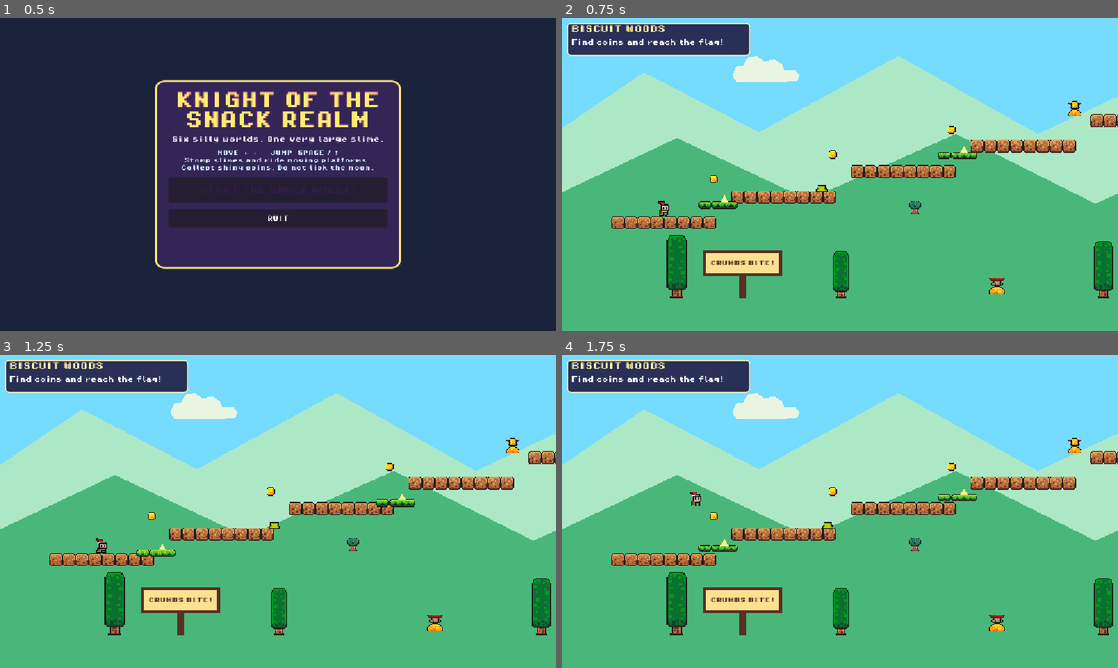
Above: before the commit, frames 1-4 (two rows, left to right).
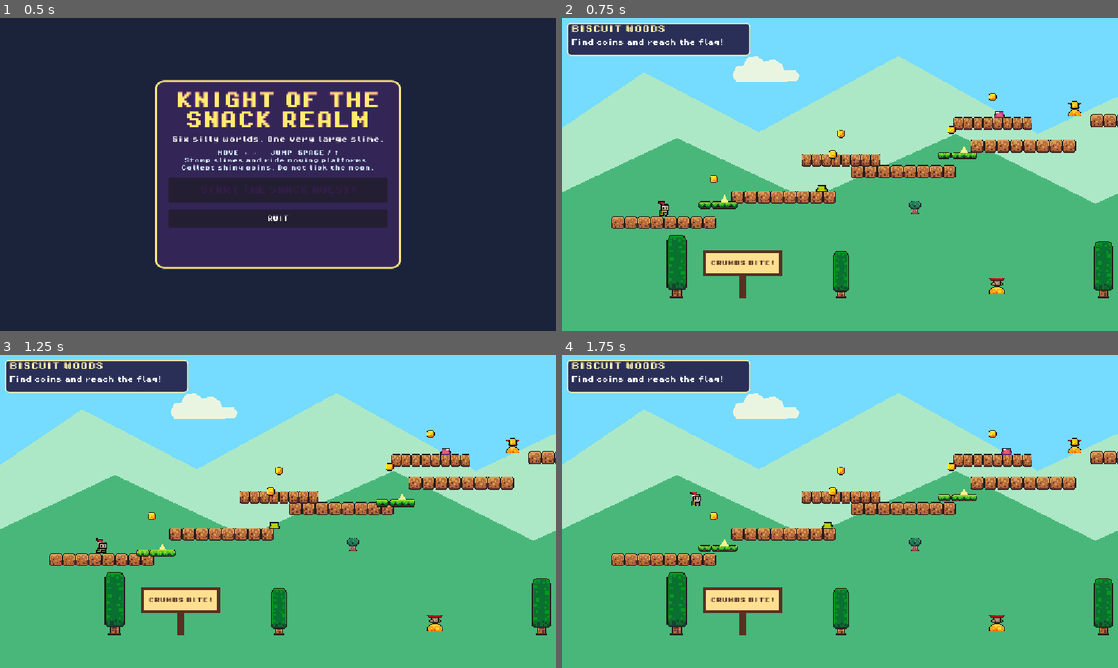
Above: after the commit, the same moments.

Repository: msveshnikov/godot-2d-game
Game: Godot game, scene res://scenes/game.tscn
The game is run twice, just before and just after one commit, with the same random seed, the same clock (stepped at 60 frames per second) and the same inputs. Sound files missing from this copy of the repository are replaced by a short silence.
Inputs:
- Up to frame 1 (0.5 s): no input
- Up to frame 2 (0.75 s): click "START THE SNACK QUEST!" at 0.5 s
- Up to frame 3 (1.25 s): no input
- Up to frame 4 (1.75 s): tap Enter (ui_accept) at 1.25, 1.52 s; hold Right (ui_right) from 1.28 s (still down); tap R at 1.35 s

Frame 1 is identical in both runs. In frame 2, 1.2% of the frame differs, in the area x 43-85%, y 24-48%; in frame 3, 1.2%; in frame 4, 1.2%.

Commit message:
Add branch platforms and coins to multiple levels for enhanced gameplay

Diff:
--- a/scenes/levels/big_slime_boss.tscn
+++ b/scenes/levels/big_slime_boss.tscn
@@ -124,6 +124,16 @@
 scale = Vector2(0.65, 1)
 tile_column = 4
 
+[node name="UpperLeftStep" parent="." instance=ExtResource("4_platform")]
+position = Vector2(310, 245)
+scale = Vector2(0.65, 1)
+tile_column = 4
+
+[node name="UpperRightStep" parent="." instance=ExtResource("4_platform")]
+position = Vector2(690, 245)
+scale = Vector2(0.65, 1)
+tile_column = 4
+
 [node name="Player" parent="." instance=ExtResource("2_player")]
 position = Vector2(70, 321)
 
@@ -142,4 +152,13 @@
 [node name="Coin4" parent="." instance=ExtResource("5_coin")]
 position = Vector2(865, 295)
 
+[node name="Coin5" parent="." instance=ExtResource("5_coin")]
+position = Vector2(310, 210)
+
+[node name="Coin6" parent="." instance=ExtResource("5_coin")]
+position = Vector2(690, 210)
+
+[node name="Coin7" parent="." instance=ExtResource("5_coin")]
+position = Vector2(500, 205)
+
 [node name="HUD" parent="." instance=ExtResource("3_hud")]
--- a/scenes/levels/biscuit_woods.tscn
+++ b/scenes/levels/biscuit_woods.tscn
@@ -115,6 +115,21 @@
 travel = Vector2(0, 20)
 cycles_per_second = 0.28
 
+[node name="BranchPlatform1" parent="." instance=ExtResource("4_platform")]
+position = Vector2(280, 253)
+scale = Vector2(0.75, 1)
+tile_column = 0
+
+[node name="BranchPlatform2" parent="." instance=ExtResource("4_platform")]
+position = Vector2(465, 208)
+scale = Vector2(0.75, 1)
+tile_column = 0
+
+[node name="MovingPlatform3" parent="." instance=ExtResource("7_moving")]
+position = Vector2(685, 176)
+travel = Vector2(24, 0)
+cycles_per_second = 0.24
+
 [node name="Player" parent="." instance=ExtResource("2_player")]
 position = Vector2(64, 320)
 
@@ -122,6 +137,12 @@
 position = Vector2(250, 288)
 patrol_distance = 42.0
 move_speed = 36.0
+
+[node name="Slime2" parent="." instance=ExtResource("6_slime")]
+position = Vector2(465, 198)
+patrol_distance = 24.0
+move_speed = 44.0
+purple = true
 
 [node name="Coin1" parent="." instance=ExtResource("5_coin")]
 position = Vector2(125, 275)
@@ -138,6 +159,15 @@
 [node name="Coin5" parent="." instance=ExtResource("5_coin")]
 position = Vector2(710, 155)
 
+[node name="BranchCoin1" parent="." instance=ExtResource("5_coin")]
+position = Vector2(280, 220)
+
+[node name="BranchCoin2" parent="." instance=ExtResource("5_coin")]
+position = Vector2(465, 175)
+
+[node name="BranchCoin3" parent="." instance=ExtResource("5_coin")]
+position = Vector2(685, 140)
+
 [node name="Goal" parent="." instance=ExtResource("8_goal")]
 position = Vector2(835, 145)
 
--- a/scenes/levels/cloudtop_circus.tscn
+++ b/scenes/levels/cloudtop_circus.tscn
@@ -118,6 +118,21 @@
 travel = Vector2(28, 0)
 cycles_per_second = 0.25
 
+[node name="BranchPlatform1" parent="." instance=ExtResource("4_platform")]
+position = Vector2(270, 265)
+scale = Vector2(0.75, 1)
+tile_column = 7
+
+[node name="BranchPlatform2" parent="." instance=ExtResource("4_platform")]
+position = Vector2(565, 205)
+scale = Vector2(0.75, 1)
+tile_column = 7
+
+[node name="MovingPlatform3" parent="." instance=ExtResource("7_moving")]
+position = Vector2(1010, 105)
+travel = Vector2(0, 22)
+cycles_per_second = 0.28
+
 [node name="Player" parent="." instance=ExtResource("2_player")]
 position = Vector2(64, 320)
 
@@ -129,6 +144,11 @@
 position = Vector2(815, 170)
 purple = true
 move_speed = 70.0
+
+[node name="Slime3" parent="." instance=ExtResource("6_slime")]
+position = Vector2(565, 195)
+patrol_distance = 22.0
+move_speed = 64.0
 
 [node name="Coin1" parent="." instance=ExtResource("5_coin")]
 position = Vector2(65, 275)
@@ -154,6 +174,15 @@
 [node name="Coin8" parent="." instance=ExtResource("5_coin")]
 position = Vector2(1115, 65)
 
+[node name="BranchCoin1" parent="." instance=ExtResource("5_coin")]
+position = Vector2(270, 232)
+
+[node name="BranchCoin2" parent="." instance=ExtResource("5_coin")]
+position = Vector2(565, 172)
+
+[node name="BranchCoin3" parent="." instance=ExtResource("5_coin")]
+position = Vector2(1010, 77)
+
 [node name="Goal" parent="." instance=ExtResource("8_goal")]
 position = Vector2(1115, 65)
 
--- a/scenes/levels/gumdrop_heights.tscn
+++ b/scenes/levels/gumdrop_heights.tscn
@@ -119,6 +119,21 @@
 travel = Vector2(24, 0)
 cycles_per_second = 0.25
 
+[node name="BranchPlatform1" parent="." instance=ExtResource("4_platform")]
+position = Vector2(275, 265)
+scale = Vector2(0.75, 1)
+tile_column = 5
+
+[node name="BranchPlatform2" parent="." instance=ExtResource("4_platform")]
+position = Vector2(565, 205)
+scale = Vector2(0.75, 1)
+tile_column = 5
+
+[node name="MovingPlatform3" parent="." instance=ExtResource("7_moving")]
+position = Vector2(990, 112)
+travel = Vector2(0, 22)
+cycles_per_second = 0.28
+
 [node name="Player" parent="." instance=ExtResource("2_player")]
 position = Vector2(64, 320)
 
@@ -131,6 +146,12 @@
 position = Vector2(860, 110)
 patrol_distance = 36.0
 move_speed = 62.0
+
+[node name="Slime3" parent="." instance=ExtResource("6_slime")]
+position = Vector2(565, 195)
+patrol_distance = 22.0
+move_speed = 60.0
+purple = true
 
 [node name="Coin1" parent="." instance=ExtResource("5_coin")]
 position = Vector2(90, 275)
@@ -153,6 +174,15 @@
 [node name="Coin7" parent="." instance=ExtResource("5_coin")]
 position = Vector2(1010, 95)
 
+[node name="BranchCoin1" parent="." instance=ExtResource("5_coin")]
+position = Vector2(275, 232)
+
+[node name="BranchCoin2" parent="." instance=ExtResource("5_coin")]
+position = Vector2(565, 172)
+
+[node name="BranchCoin3" parent="." instance=ExtResource("5_coin")]
+position = Vector2(990, 77)
+
 [node name="Goal" parent="." instance=ExtResource("8_goal")]
 position = Vector2(1070, 95)
 
--- a/scenes/levels/mooncheese_mine.tscn
+++ b/scenes/levels/mooncheese_mine.tscn
@@ -126,6 +126,21 @@
 travel = Vector2(28, 0)
 cycles_per_second = 0.24
 
+[node name="BranchPlatform1" parent="." instance=ExtResource("4_platform")]
+position = Vector2(275, 265)
+scale = Vector2(0.75, 1)
+tile_column = 8
+
+[node name="BranchPlatform2" parent="." instance=ExtResource("4_platform")]
+position = Vector2(565, 205)
+scale = Vector2(0.75, 1)
+tile_column = 8
+
+[node name="MovingPlatform3" parent="." instance=ExtResource("7_moving")]
+position = Vector2(1000, 102)
+travel = Vector2(0, 24)
+cycles_per_second = 0.26
+
 [node name="Player" parent="." instance=ExtResource("2_player")]
 position = Vector2(64, 320)
 
@@ -143,6 +158,11 @@
 purple = true
 move_speed = 82.0
 
+[node name="Slime4" parent="." instance=ExtResource("6_slime")]
+position = Vector2(565, 195)
+patrol_distance = 22.0
+move_speed = 72.0
+
 [node name="Coin1" parent="." instance=ExtResource("5_coin")]
 position = Vector2(65, 275)
 
@@ -167,6 +187,15 @@
 [node name="Coin8" parent="." instance=ExtResource("5_coin")]
 position = Vector2(1130, 65)
 
+[node name="BranchCoin1" parent="." instance=ExtResource("5_coin")]
+position = Vector2(275, 232)
+
+[node name="BranchCoin2" parent="." instance=ExtResource("5_coin")]
+position = Vector2(565, 172)
+
+[node name="BranchCoin3" parent="." instance=ExtResource("5_coin")]
+position = Vector2(1000, 68)
+
 [node name="Goal" parent="." instance=ExtResource("8_goal")]
 position = Vector2(1140, 65)
 
--- a/scenes/levels/wobblepop_bridge.tscn
+++ b/scenes/levels/wobblepop_bridge.tscn
@@ -113,6 +113,21 @@
 position = Vector2(420, 218)
 travel = Vector2(0, 24)
 
+[node name="BranchPlatform1" parent="." instance=ExtResource("4_platform")]
+position = Vector2(275, 265)
+scale = Vector2(0.75, 1)
+tile_column = 2
+
+[node name="BranchPlatform2" parent="." instance=ExtResource("4_platform")]
+position = Vector2(565, 205)
+scale = Vector2(0.75, 1)
+tile_column = 2
+
+[node name="MovingPlatform2" parent="." instance=ExtResource("7_moving")]
+position = Vector2(850, 150)
+travel = Vector2(0, 22)
+cycles_per_second = 0.26
+
 [node name="Player" parent="." instance=ExtResource("2_player")]
 position = Vector2(64, 320)
 
@@ -126,6 +141,11 @@
 patrol_distance = 35.0
 move_speed = 58.0
 purple = true
+
+[node name="Slime3" parent="." instance=ExtResource("6_slime")]
+position = Vector2(565, 195)
+patrol_distance = 22.0
+move_speed = 54.0
 
 [node name="Coin1" parent="." instance=ExtResource("5_coin")]
 position = Vector2(95, 275)
@@ -145,6 +165,15 @@
 [node name="Coin6" parent="." instance=ExtResource("5_coin")]
 position = Vector2(830, 125)
 
+[node name="BranchCoin1" parent="." instance=ExtResource("5_coin")]
+position = Vector2(275, 232)
+
+[node name="BranchCoin2" parent="." instance=ExtResource("5_coin")]
+position = Vector2(565, 172)
+
+[node name="BranchCoin3" parent="." instance=ExtResource("5_coin")]
+position = Vector2(850, 115)
+
 [node name="Goal" parent="." instance=ExtResource("8_goal")]
 position = Vector2(1045, 95)
 
